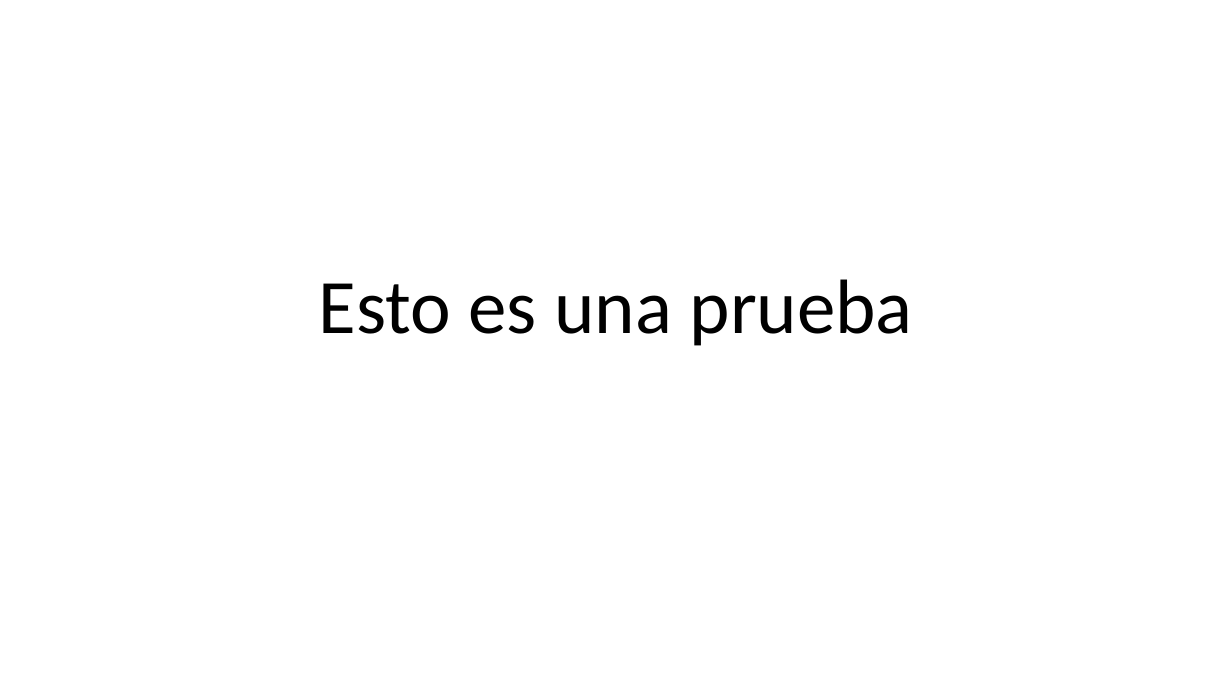
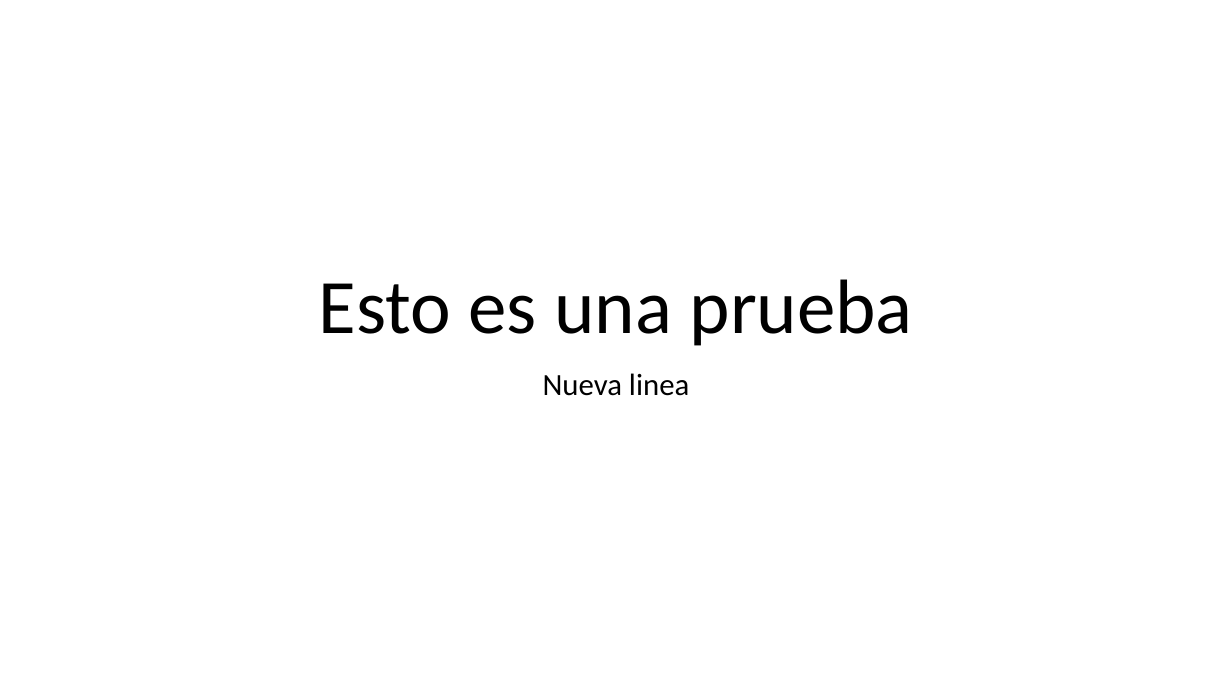
Before and after one commit to DiegoTorresTorres/ideas, a slide deck: slide 1 of Datos/otraPrueba.pptx. Drawn at 1232x693 pixels with LibreOffice and Linux fonts; fonts in the diff are those of the drawing. Boxes give left, top, right and bottom in pixels: in the first picture for what was removed or moved away, otherwise in the second. Text is boxed around its words. In the diff, an @@ line names an element or a change of style, - is before the commit and + after.

Commit message:
Incuir nuevas pruebas
incluir nuevas pruebas

```diff
--- a/Datos/otraPrueba.pptx
+++ b/Datos/otraPrueba.pptx
@@ subtitle added at [543,373,689,396], 24 pt, text #000000 @@
+Nueva linea
```
Also in this commit, not shown: 3 other files.
